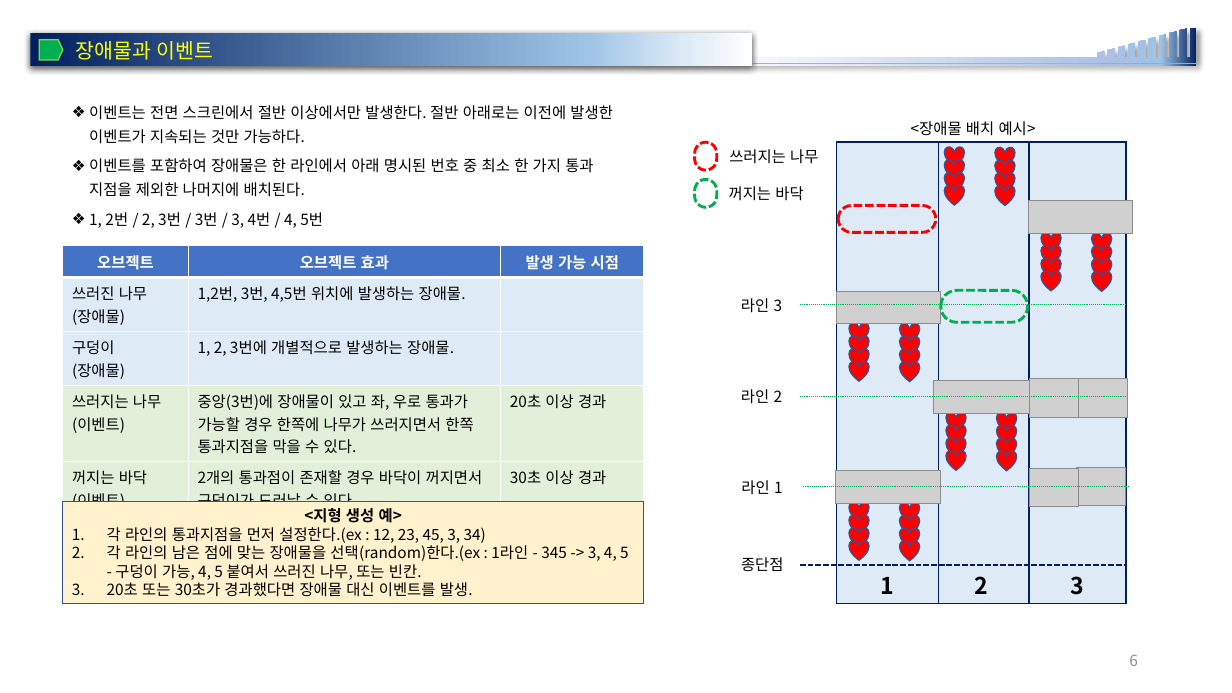
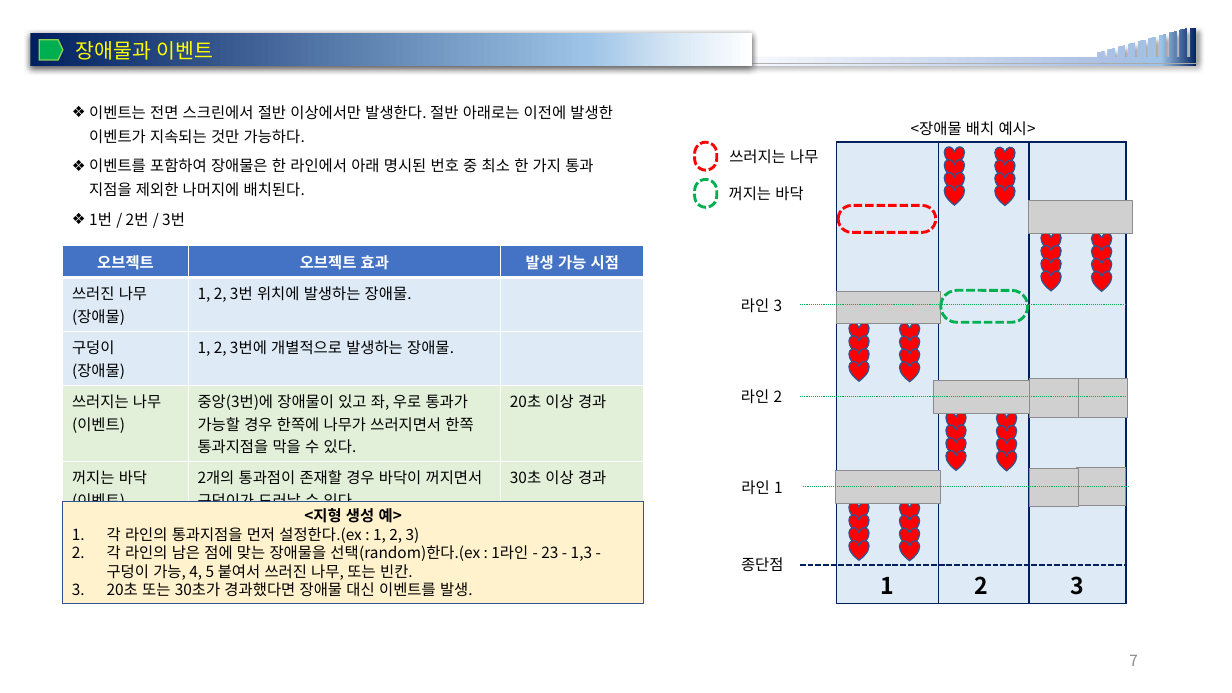
Before and after one commit to rheeeuro/joyrun, a slide deck: slide 7 of docs/[JoyFitness] 전시회용 미니 게임_JoyRun.pptx (slide 6 before the commit). Drawn at 1232x693 pixels with LibreOffice and Linux fonts; fonts in the diff are those of the drawing; grey boxes stand for pictures; background and template pictures are left out. Boxes give left, top, right and bottom in pixels: in the first picture for what was removed or moved away, otherwise in the second. Text is boxed around its words. In the diff, an @@ line names an element or a change of style, - is before the commit and + after.

```diff
--- a/docs/[JoyFitness] 전시회용 미니 게임_JoyRun.pptx
+++ b/docs/[JoyFitness] 전시회용 미니 게임_JoyRun.pptx
@@ text at (89,212,185,226): text changed @@
-❖ 1, 2번 / 2, 3번 / 3번 / 3, 4번 / 4, 5번
+❖ 1번 / 2번 / 3번
@@ table at (63,246,644,514) @@
-row 2, column 2: 1,2번, 3번, 4,5번 위치에 발생하는 장애물.
+row 2, column 2: 1, 2, 3번 위치에 발생하는 장애물.
@@ text in rectangle at (107,527,592,580): text changed @@
-1. 각 라인의 통과지점을 먼저 설정한다.(ex : 12, 23, 45, 3, 34)
-2. 각 라인의 남은 점에 맞는 장애물을 선택(random)한다.(ex : 1라인 - 345 -> 3, 4, 5 - 구덩이 가능, 4, 5 붙여서 쓰러진 나무, 또는 빈칸.
+1. 각 라인의 통과지점을 먼저 설정한다.(ex : 1, 2, 3)
+2. 각 라인의 남은 점에 맞는 장애물을 선택(random)한다.(ex : 1라인 - 23 - 1,3 - 구덩이 가능, 4, 5 붙여서 쓰러진 나무, 또는 빈칸.
@@ page number at (1129,655,1138,666): text changed @@
-6
+7
```
Also in this commit, not shown: 3 other slides changed, 2 slides added.
